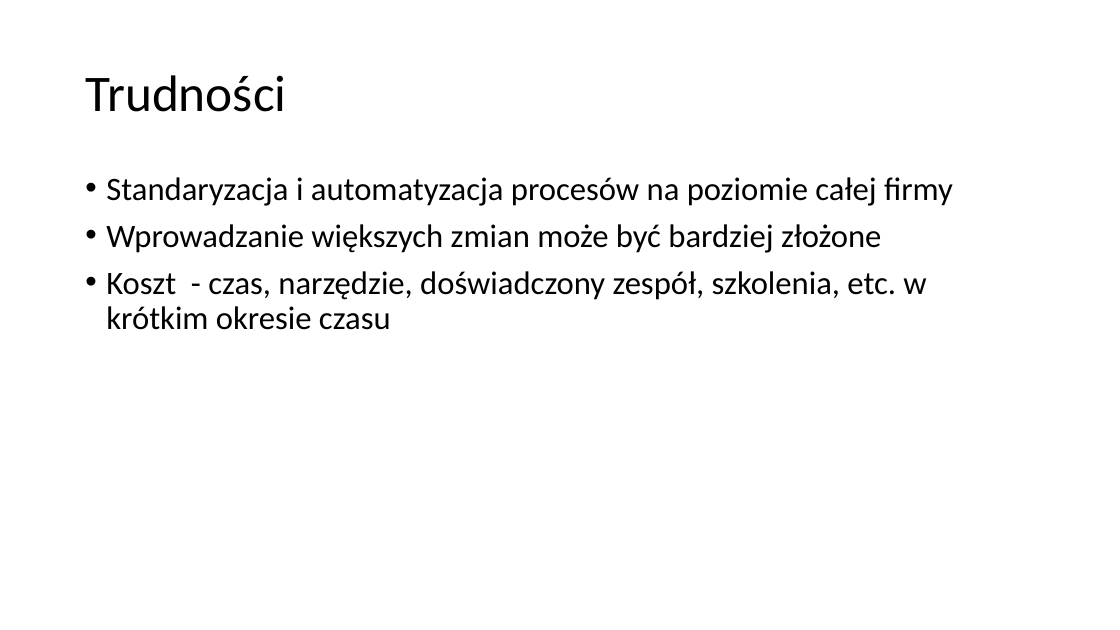
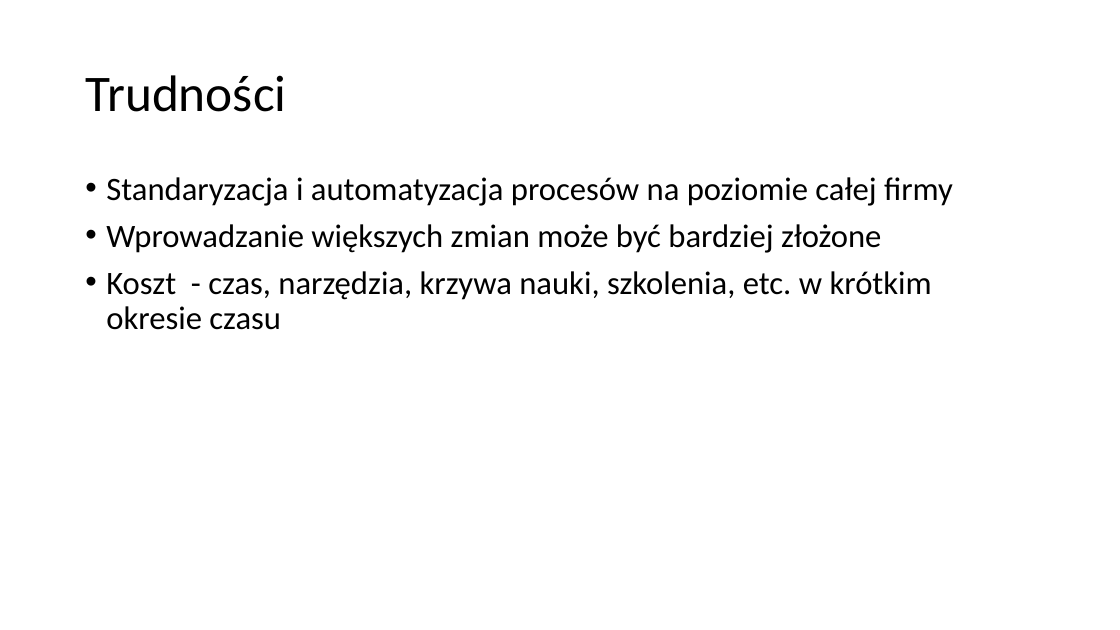
Before and after one commit to plitwinski/automated-tests-presentation, a slide deck: slide 20 of presentation/polish/Automatycznie testowalne aplikacje w srodowisku rozproszonym.pptx (slide 19 before the commit). Drawn at 1120x630 pixels with LibreOffice and Linux fonts; fonts in the diff are those of the drawing. Boxes give left, top, right and bottom in pixels: in the first picture for what was removed or moved away, otherwise in the second. Text is boxed around its words. In the diff, an @@ line names an element or a change of style, - is before the commit and + after.

Commit message:
Fix typos

```diff
--- a/presentation/polish/Automatycznie testowalne aplikacje w srodowisku rozproszonym.pptx
+++ b/presentation/polish/Automatycznie testowalne aplikacje w srodowisku rozproszonym.pptx
@@ text at (106,271,932,330): text changed @@
-• Koszt - czas, narzędzie, doświadczony zespół, szkolenia, etc. w krótkim okresie czasu
+• Koszt - czas, narzędzia, krzywa nauki, szkolenia, etc. w krótkim okresie czasu
```
Also in this commit, not shown: 11 other slides changed, 1 slide added.
